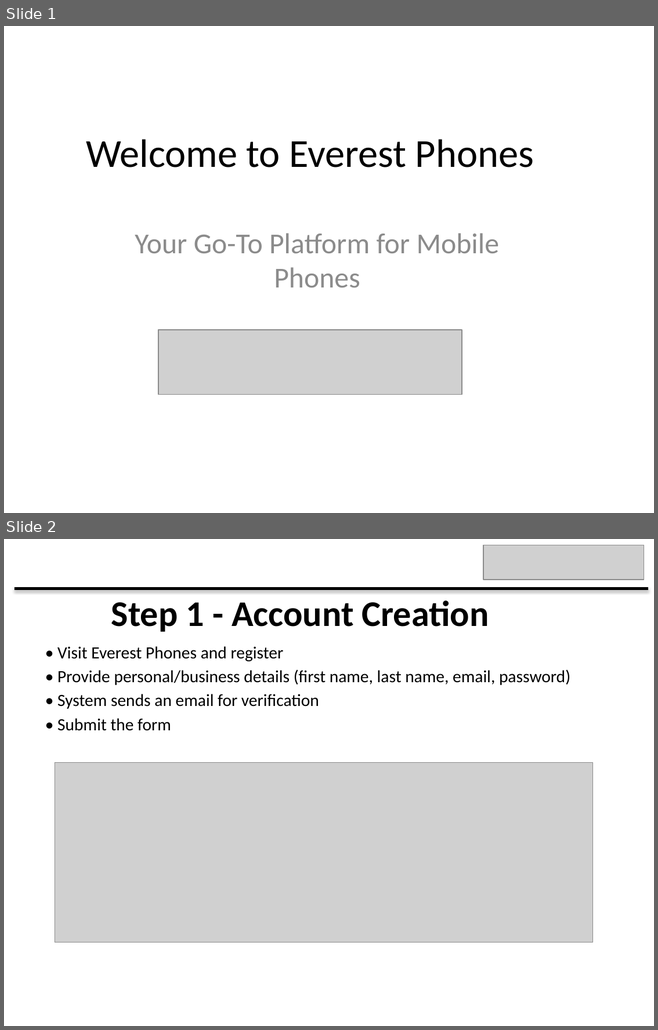
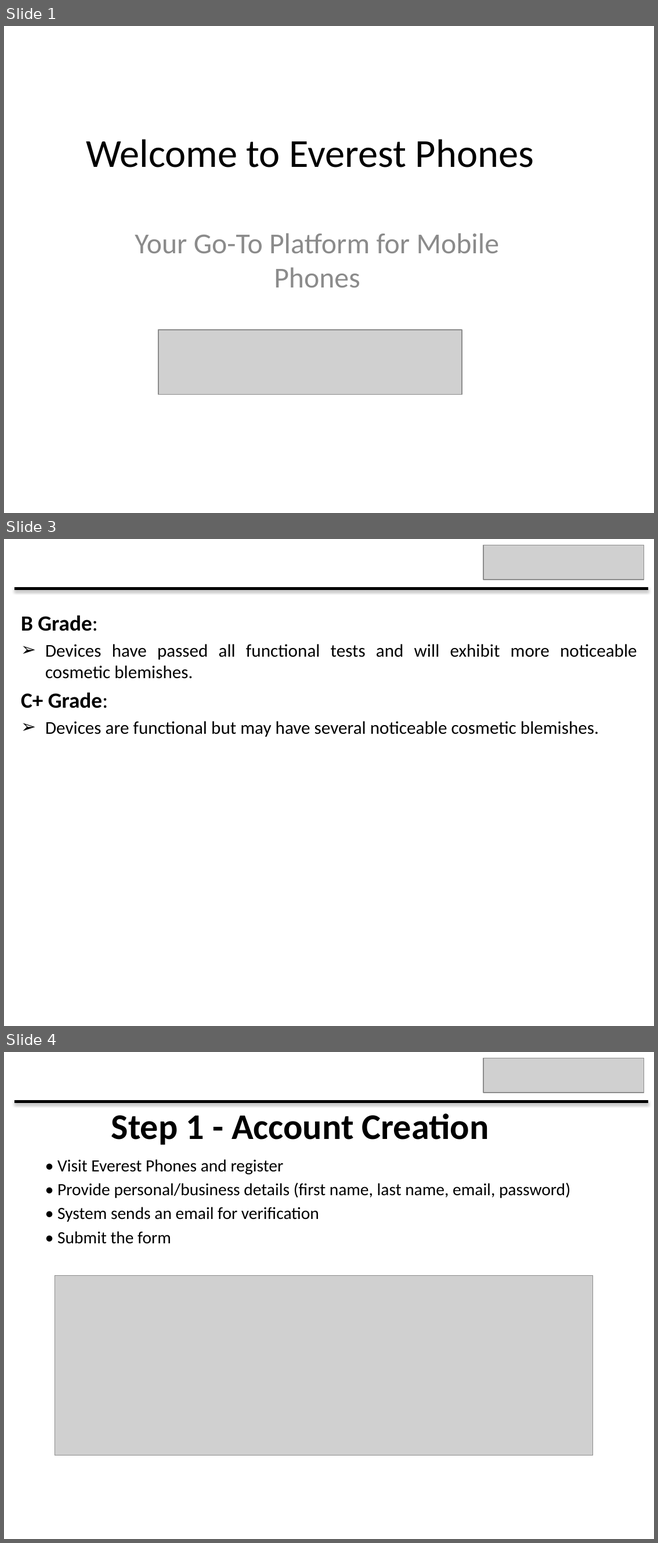
Before and after one commit to bidhan948/EP-PRESNETATION, a slide deck: Everest_Phones_Final_Presentation.pptx. Shown one above the other, each under a label of ours: slides 1 and 2 before the commit, slides 1, 3 and 4 after it; the slides between them are not shown. The pictures are 658x1030 and 658x1543 pixels, drawn with LibreOffice and Linux fonts; fonts in the diff are those of the drawing; grey boxes stand for pictures. Boxes give left, top, right and bottom in pixels: in the first picture for what was removed or moved away, otherwise in the second. Text is boxed around its words. In the diff, an @@ line names an element or a change of style, - is before the commit and + after.

```diff
--- a/Everest_Phones_Final_Presentation.pptx
+++ b/Everest_Phones_Final_Presentation.pptx
@@ slide 3 added at (x1=4, y1=539, x2=654, y2=1026), background #FFFFFF @@
@@ picture added at (x1=484, y1=545, x2=644, y2=580) @@
@@ line added from (14, 588) to (648, 588), #000000 3 pt @@
@@ text added at (x1=21, y1=615, x2=637, y2=737), 20 pt, text #000000 @@
+B Grade:
+➢ Devices have passed all functional tests and will exhibit more noticeable cosmetic blemishes.
+C+ Grade:
+➢ Devices are functional but may have several noticeable cosmetic blemishes.
@@ what was slide 2 is now slide 4 @@
```
Also in this commit, not shown: 1 slide changed, 2 other slides added.
